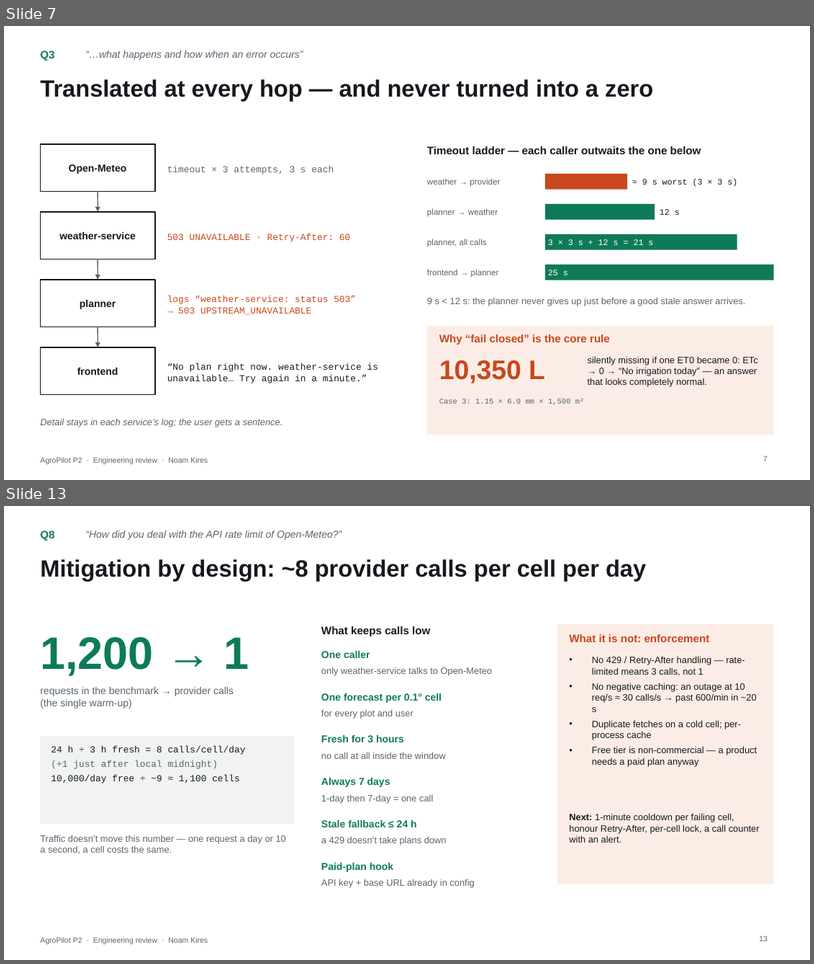
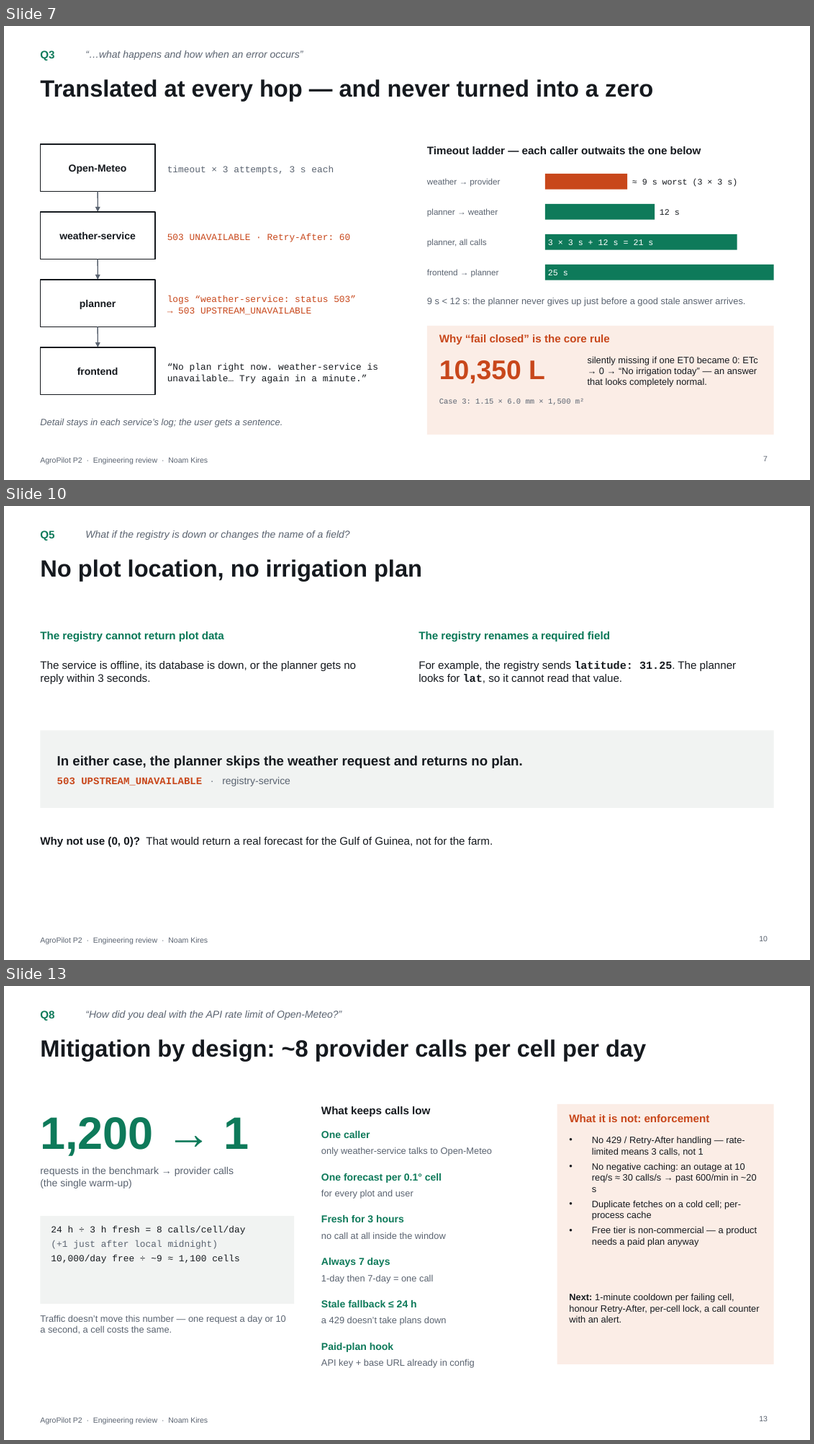
Before and after one commit to NoamKB/ArgoPilot, a slide deck: docs/presentations/AgroPilot-P2-Review.pptx. Shown one above the other, each under a label of ours: slides 7 and 13 before the commit, slides 7, 10 and 13 after it; the slides between them are not shown. The pictures are 814x964 and 814x1444 pixels, drawn with LibreOffice and Linux fonts; fonts in the diff are those of the drawing. Boxes give left, top, right and bottom in pixels: in the first picture for what was removed or moved away, otherwise in the second. Text is boxed around its words. In the diff, an @@ line names an element or a change of style, - is before the commit and + after.

```diff
--- a/docs/presentations/AgroPilot-P2-Review.pptx
+++ b/docs/presentations/AgroPilot-P2-Review.pptx
@@ slide 10 added at <box>4,506,810,960</box>, background #FFFFFF; not listed: 1 template element that a slide beside it also shows @@
@@ text added at <box>40,530,54,541</box>, 13 pt, text #0E7A5A, bold @@
+Q5
@@ text added at <box>85,530,350,540</box>, 12 pt, text #5A6370, italic @@
+What if the registry is down or changes the name of a field?
@@ title added at <box>40,559,422,581</box>, 28 pt, text #15191E, bold @@
+No plot location, no irrigation plan
@@ text added at <box>40,631,224,641</box>, 13 pt, text #087857, bold @@
+The registry cannot return plot data
@@ text added at <box>419,631,610,641</box>, 13 pt, text #087857, bold @@
+The registry renames a required field
@@ text added at <box>40,661,356,684</box>, 13 pt, text #15191E @@
+The service is offline, its database is down, or the planner gets no reply within 3 seconds.
@@ text added at <box>419,661,737,683</box>, 13 pt, text #15191E @@
+For example, the registry sends latitude: 31.25. The planner looks for lat, so it cannot read that value.
@@ rectangle added at <box>40,731,774,808</box>, fill #F1F3F2, 16 pt, text #15191E, bold @@
+In either case, the planner skips the weather request and returns no plan.
+503 UPSTREAM_UNAVAILABLE · registry-service
@@ text added at <box>40,836,493,847</box>, 13 pt, text #15191E @@
+Why not use (0, 0)? That would return a real forecast for the Gulf of Guinea, not for the farm.
@@ page number added at <box>759,935,768,941</box>, 9 pt, text #5A6370 @@
+10
```
Also in this commit, not shown: 6 slides changed, 3 other slides added, 3 slides removed.
